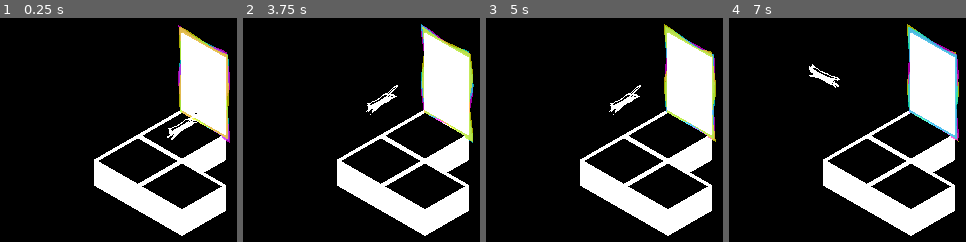
Above: before the commit, frames 1-4 (left to right).
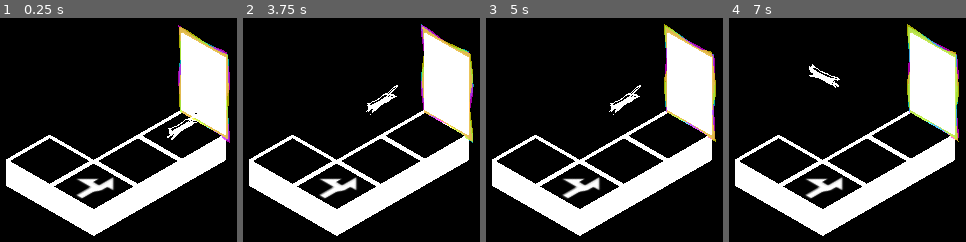
Above: after the commit, the same moments.

Repository: Th1nkK1D/untitled-cat-game
Game: Godot game, scene res://Levels/Lvl0.tscn
Two runs of this game, one before a commit and one after it. Both use one fixed random seed, a clock stepped at 60 frames per second and the inputs below.
Inputs:
- Up to frame 1 (0.25 s): no input
- Up to frame 2 (3.75 s): tap Enter at 0.5, 2.75 s; hold Right (ui_right) 0.53-1.28 s; hold Left (ui_left) 1.28-2.03 s; tap Space at 2, 3.5 s; hold Right (ui_right) 2.03-2.78 s; hold Up (ui_up) 2.78-3.53 s; hold Left (ui_left) from 3.53 s (still down)
- Up to frame 3 (5 s): keep holding Left (ui_left); tap Enter at 4.25 s
- Up to frame 4 (7 s): tap Space at 5.75 s; release Left (ui_left) at 5.78 s; hold Right (ui_right) 5.78-6.53 s; hold Up (ui_up) from 6.53 s (still down)

The runs differ from the first frame. In frame 1, 14% of the frame differs, in the area x 2-96%, y 52-98%; in frame 2, 15%; in frame 3, 15%; in frame 4, 15%, in the area x 2-97%, y 4-98%.

Commit message:
Add split-tile

Diff:
--- a/Levels/Lvl0.tscn
+++ b/Levels/Lvl0.tscn
@@ -1,8 +1,9 @@
-[gd_scene load_steps=4 format=2]
+[gd_scene load_steps=5 format=2]
 
 [ext_resource path="res://Objects/Tile.tscn" type="PackedScene" id=1]
 [ext_resource path="res://Objects/ExitDoor.tscn" type="PackedScene" id=2]
 [ext_resource path="res://Actors/Player.tscn" type="PackedScene" id=3]
+[ext_resource path="res://Objects/SplitTile.tscn" type="PackedScene" id=4]
 
 [node name="Lvl0" type="Spatial"]
 
@@ -21,7 +22,10 @@
 transform = Transform( 1, 0, 0, 0, 1, 0, 0, 0, 1, 0, 0, 2 )
 
 [node name="Tile3" parent="." instance=ExtResource( 1 )]
-transform = Transform( 1, 0, 0, 0, 1, 0, 0, 0, 1, 2, 0, 2 )
+transform = Transform( 1, 0, 0, 0, 1, 0, 0, 0, 1, -2, 0, 4 )
+
+[node name="Tile4" parent="." instance=ExtResource( 4 )]
+transform = Transform( 1, 0, 0, 0, 1, 0, 0, 0, 1, 0, 0, 4 )
 
 [node name="Player" parent="." instance=ExtResource( 3 )]
 transform = Transform( 2, 0, 0, 0, 2, 0, 0, 0, 2, 0, 0, 0 )
--- /dev/null
+++ b/Objects/SplitTile.tscn
@@ -0,0 +1,18 @@
+[gd_scene load_steps=4 format=2]
+
+[ext_resource path="res://Materials/Tile.material" type="Material" id=1]
+[ext_resource path="res://Textures/split-arrow.svg" type="Texture" id=2]
+
+[sub_resource type="CubeMesh" id=1]
+size = Vector3( 2, 1, 2 )
+
+[node name="Tile" type="Spatial"]
+
+[node name="MeshInstance" type="MeshInstance" parent="."]
+transform = Transform( 1, 0, 0, 0, 1, 0, 0, 0, 1, 0, -0.5, 0 )
+mesh = SubResource( 1 )
+material/0 = ExtResource( 1 )
+
+[node name="Sprite3D" type="Sprite3D" parent="."]
+transform = Transform( 0.5, 0, 0, 0, -2.18557e-08, 0.5, 0, -0.5, -2.18557e-08, 0, 0, 0 )
+texture = ExtResource( 2 )
--- /dev/null
+++ b/Textures/split-arrow.svg
@@ -0,0 +1,67 @@
+<?xml version="1.0" encoding="UTF-8" standalone="no"?>
+<svg
+   xmlns:dc="http://purl.org/dc/elements/1.1/"
+   xmlns:cc="http://creativecommons.org/ns#"
+   xmlns:rdf="http://www.w3.org/1999/02/22-rdf-syntax-ns#"
+   xmlns:svg="http://www.w3.org/2000/svg"
+   xmlns="http://www.w3.org/2000/svg"
+   xmlns:sodipodi="http://sodipodi.sourceforge.net/DTD/sodipodi-0.dtd"
+   xmlns:inkscape="http://www.inkscape.org/namespaces/inkscape"
+   sodipodi:docname="split-arrow.svg"
+   inkscape:version="1.0 (4035a4fb49, 2020-05-01)"
+   id="svg8"
+   version="1.1"
+   viewBox="0 0 100 100"
+   height="100mm"
+   width="100mm">
+  <defs
+     id="defs2" />
+  <sodipodi:namedview
+     inkscape:window-maximized="1"
+     inkscape:window-y="28"
+     inkscape:window-x="0"
+     inkscape:window-height="1024"
+     inkscape:window-width="1920"
+     showborder="true"
+     showgrid="true"
+     inkscape:document-rotation="0"
+     inkscape:current-layer="layer1"
+     inkscape:document-units="px"
+     inkscape:cy="158.69338"
+     inkscape:cx="124.92388"
+     inkscape:zoom="1.4"
+     inkscape:pageshadow="2"
+     inkscape:pageopacity="0"
+     borderopacity="1.0"
+     bordercolor="#666666"
+     pagecolor="#000000"
+     id="base">
+    <inkscape:grid
+       spacingy="2.6458333"
+       spacingx="2.6458333"
+       id="grid10"
+       type="xygrid" />
+  </sodipodi:namedview>
+  <metadata
+     id="metadata5">
+    <rdf:RDF>
+      <cc:Work
+         rdf:about="">
+        <dc:format>image/svg+xml</dc:format>
+        <dc:type
+           rdf:resource="http://purl.org/dc/dcmitype/StillImage" />
+        <dc:title></dc:title>
+      </cc:Work>
+    </rdf:RDF>
+  </metadata>
+  <g
+     id="layer1"
+     inkscape:groupmode="layer"
+     inkscape:label="Layer 1">
+    <path
+       sodipodi:nodetypes="ccccccccccccccccc"
+       id="path12"
+       d="M 49.374186,91.222453 H 62.97083 V 64.029164 L 69.769151,50.432521 V 36.835879 H 83.365793 L 56.172508,9.6425913 v 20.3949647 0 V 43.6342 H 42.575866 V 30.037556 L 15.382577,57.230843 h 27.193289 v 0 h 6.79832 z"
+       style="fill:#ffffff;fill-opacity:1;stroke:none;stroke-width:0.135966px;stroke-linecap:butt;stroke-linejoin:miter;stroke-opacity:1" />
+  </g>
+</svg>
Not shown, added: Textures/split-arrow.svg.import
